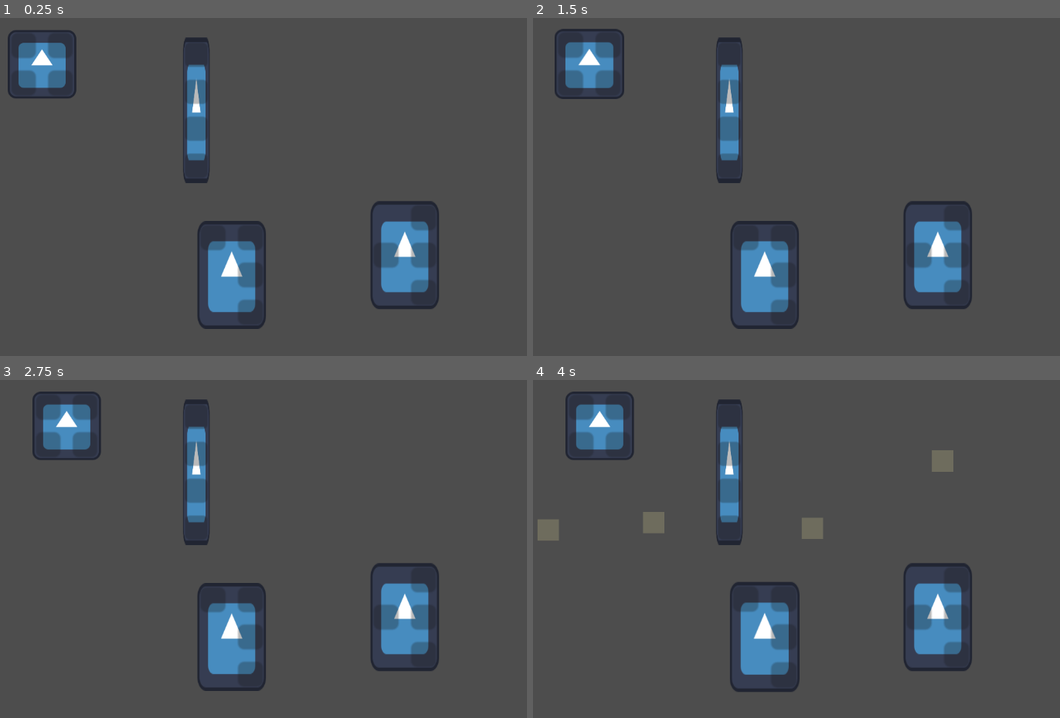
Above: before the commit, frames 1-4 (two rows, left to right).
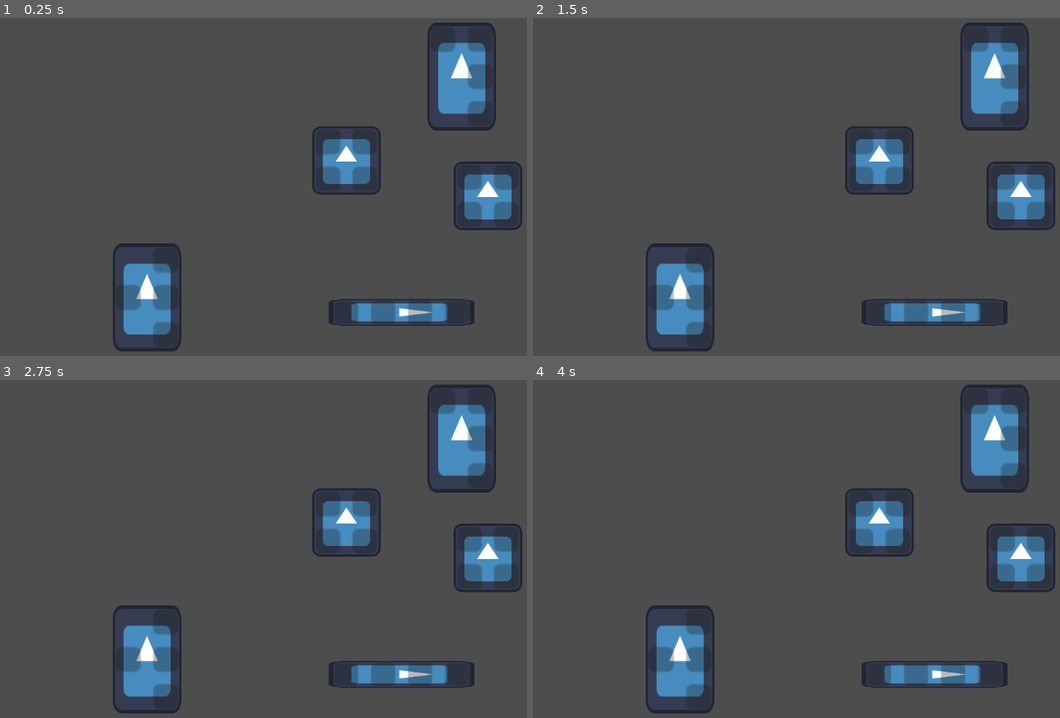
Above: after the commit, the same moments.

Repository: RRealJ/GameJam2024
Game: Godot game, scene res://cenas/testesPecas.tscn
Two runs of this game, one before a commit and one after it. Both use one fixed random seed, a clock stepped at 60 frames per second and the inputs below. The project has no main scene, so this scene is started directly. The engine's default icon, where the game draws it, is replaced by a stand-in: a white triangle on a blue panel in a dark square.
Inputs (mouse positions are in pixels of both pictures, inside the frame that each line leads up to):
- Up to frame 1 (0.25 s): no input
- Up to frame 2 (1.5 s): tap Enter at 0.5 s; move the mouse to (559, 45) at 0.52 s; press the mouse at (559, 45) at 0.53 s; tap Space at 1.25 s; move the mouse to (590, 45) at 1.27 s; release the mouse at (590, 45) at 1.28 s; click (590, 45) at 1.35 s
- Up to frame 3 (2.75 s): tap Enter at 2 s; move the mouse to (47, 444) at 2.02 s; press the mouse at (47, 444) at 2.03 s
- Up to frame 4 (4 s): tap Space at 2.75 s; move the mouse to (617, 444) at 2.77 s; release the mouse at (617, 444) at 2.78 s; click (617, 444) at 2.85 s; tap Enter at 3.5 s; move the mouse to (785, 636) at 3.52 s; press the mouse at (785, 636) at 3.53 s

The runs differ from the first frame. In frame 1, 23% of the frame differs, in the area x 1-100%, y 1-99%; in frame 2, 24%; in frame 3, 23%; in frame 4, 25%, in the area x 0-100%, y 1-99%.

Commit message:
testes peças

Diff:
--- a/cenas/testesPecas.tscn
+++ b/cenas/testesPecas.tscn
@@ -10,26 +10,36 @@
 [node name="TestesPecas" type="Node2D"]
 script = ExtResource("1_i3h2h")
 
+[node name="buraco8" parent="." instance=ExtResource("5_dxoyu")]
+position = Vector2(511, 429)
+
+[node name="buraco7" parent="." instance=ExtResource("5_dxoyu")]
+position = Vector2(247, 450)
+
+[node name="buraco5" parent="." instance=ExtResource("5_dxoyu")]
+position = Vector2(116, 288)
+
+[node name="buraco4" parent="." instance=ExtResource("5_dxoyu")]
+position = Vector2(344, 279)
+
+[node name="buraco2" parent="." instance=ExtResource("5_dxoyu")]
+position = Vector2(438, 79)
+
+[node name="buraco" parent="." instance=ExtResource("5_dxoyu")]
+position = Vector2(177, 115)
+
+[node name="Peca__I" parent="." instance=ExtResource("4_pjlgx")]
+position = Vector2(869, 565)
+rotation = 1.5708
+
+[node name="peca2x3" parent="." instance=ExtResource("1_1sh4d")]
+position = Vector2(1030, 347)
+
 [node name="peca2x2" parent="." instance=ExtResource("1_1sh4d")]
-position = Vector2(198, 101)
+position = Vector2(766, 281)
 
 [node name="PecaL" parent="." instance=ExtResource("3_rdo4y")]
-position = Vector2(552, 495)
+position = Vector2(981, 124)
 
-[node name="peca_T" parent="." instance=ExtResource("4_6exub")]
-position = Vector2(875, 458)
-
-[node name="Peca__I" parent="." instance=ExtResource("4_pjlgx")]
-position = Vector2(486, 187)
-
-[node name="buraco" parent="." instance=ExtResource("5_dxoyu")]
-position = Vector2(128, 275)
-
-[node name="buraco2" parent="." instance=ExtResource("5_dxoyu")]
-position = Vector2(325, 261)
-
-[node name="buraco3" parent="." instance=ExtResource("5_dxoyu")]
-position = Vector2(864, 146)
-
-[node name="buraco4" parent="." instance=ExtResource("5_dxoyu")]
-position = Vector2(621, 272)
+[node name="pecaT" parent="." instance=ExtResource("4_6exub")]
+position = Vector2(394, 537)
